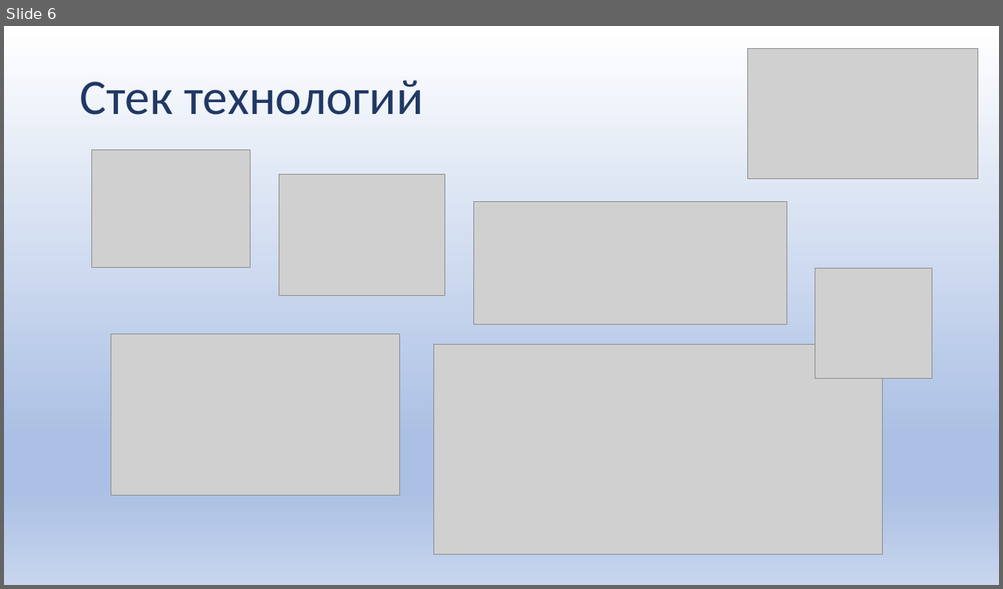
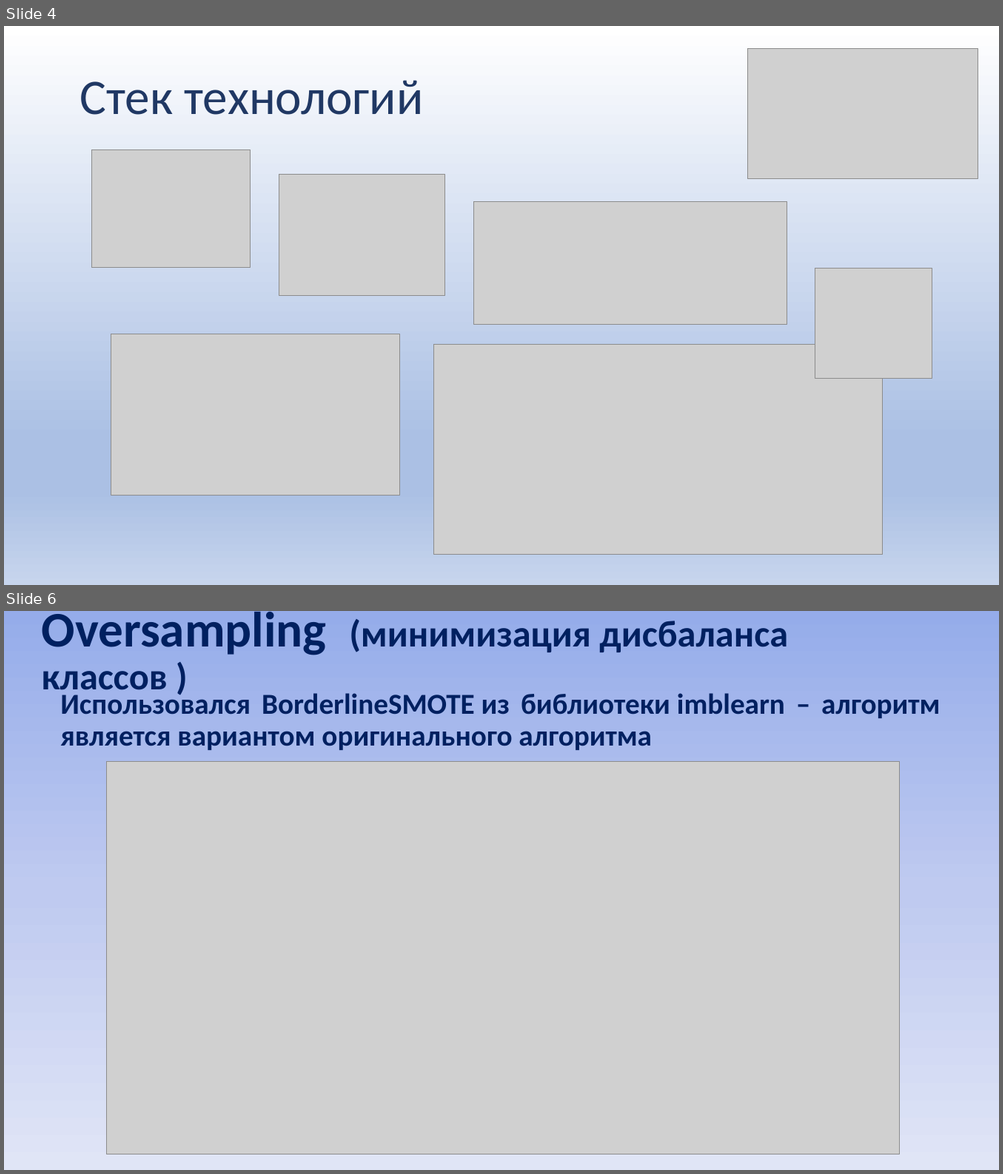
Before and after one commit to Alexwert3/rep_kareliya, a slide deck: Карелия_2022_Верт-Миллер.pptx. Shown one above the other, each under a label of ours: slide 6 before the commit, slides 4 and 6 after it; the slides between them are not shown. The pictures are 1003x589 and 1003x1174 pixels, drawn with LibreOffice and Linux fonts; fonts in the diff are those of the drawing; grey boxes stand for pictures. Boxes give left, top, right and bottom in pixels: in the first picture for what was removed or moved away, otherwise in the second. Text is boxed around its words. In the diff, an @@ line names an element or a change of style, - is before the commit and + after.

```diff
--- a/Карелия_2022_Верт-Миллер.pptx
+++ b/Карелия_2022_Верт-Миллер.pptx
@@ slide 6 added at box(4, 611, 999, 1170), background gradient #96ABEA to #C0CBF0 to #E0E5F7 @@
@@ title added at box(42, 612, 788, 698), 36 pt, text #002060, bold @@
+Oversampling (минимизация дисбаланса классов )
@@ text added at box(60, 689, 939, 750), 28 pt, text #002060, bold @@
+Использовался BorderlineSMOTE из библиотеки imblearn – алгоритм является вариантом оригинального алгоритма
@@ picture added at box(106, 762, 899, 1155) @@
@@ what was slide 6 is now slide 4 @@
```
Also in this commit, not shown: 5 slides changed, 2 other slides added, 1 slide removed.
